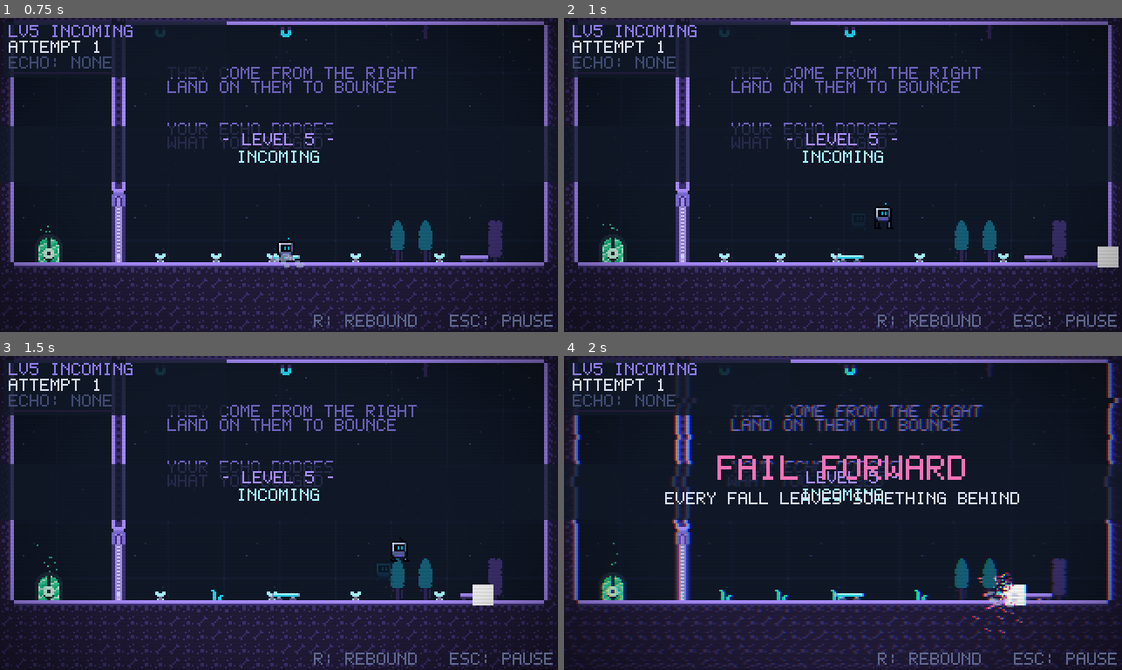
Above: before the commit, frames 1-4 (two rows, left to right).
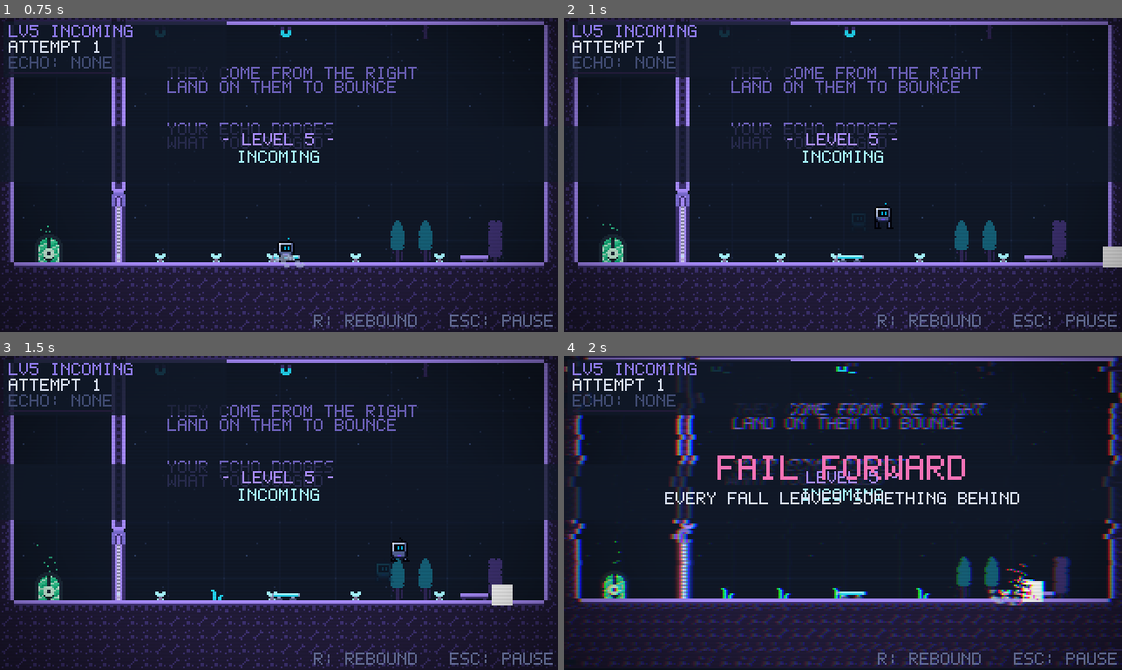
Above: after the commit, the same moments.

Repository: FaizeenHoque/Rebound
Game: Godot game, scene res://scenes/levels/level_5.tscn
Two runs of this game, one before a commit and one after it. Both use one fixed random seed, a clock stepped at 60 frames per second and the inputs below. This scene is started directly instead of the project's main scene. Sound files missing from this copy of the repository are replaced by a short silence.
Inputs (mouse positions are in pixels of both pictures, inside the frame that each line leads up to):
- Up to frame 1 (0.75 s): tap Enter at 0.5 s; move the mouse to (401, 159) at 0.52 s; hold D (move_right) from 0.53 s (still down); tap R (rebound) at 0.6 s; click (401, 159) at 0.67 s
- Up to frame 2 (1 s): keep holding D (move_right); tap Space (jump) at 0.77 s
- Up to frame 3 (1.5 s): keep holding D (move_right); move the mouse to (167, 528) at 1.27 s; tap Z at 1.35 s
- Up to frame 4 (2 s): keep holding D (move_right); tap Space (jump) at 1.52 s

Frame 1 is identical in both runs. In frame 2, 0.1% of the frame differs, in the area x 95-100%, y 72-80%; in frame 3, 0.5%; in frame 4, 17%, in the area x 0-100%, y 0-100%.

Commit message:
Make Incoming a gentler flyer intro
As the first level with flyers it now has one slow, sparse low lane
(55 px/s every 210 ticks) and no high lane.

Diff:
--- a/scenes/levels/level_5.tscn
+++ b/scenes/levels/level_5.tscn
@@ -29,4 +29,4 @@
 ########################################
 ########################################"
 hints = PackedStringArray("12,4|THEY COME FROM THE RIGHT", "12,5|LAND ON THEM TO BOUNCE", "12,8|YOUR ECHO DODGES", "12,9|WHAT YOU DODGED")
-waves = PackedStringArray("17|0|150|70|0", "12|75|300|45|4")
+waves = PackedStringArray("17|0|210|55|0")
